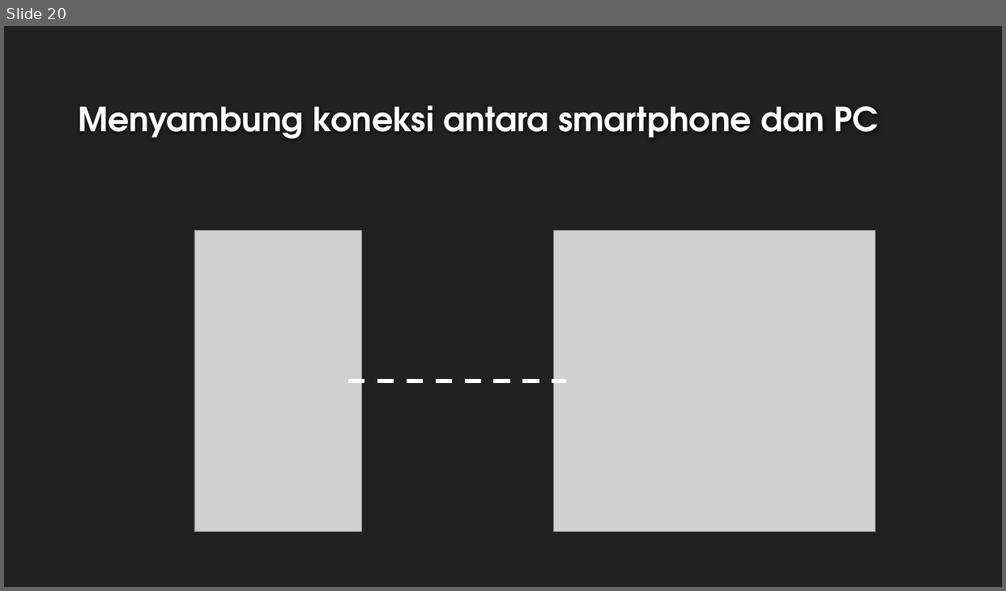
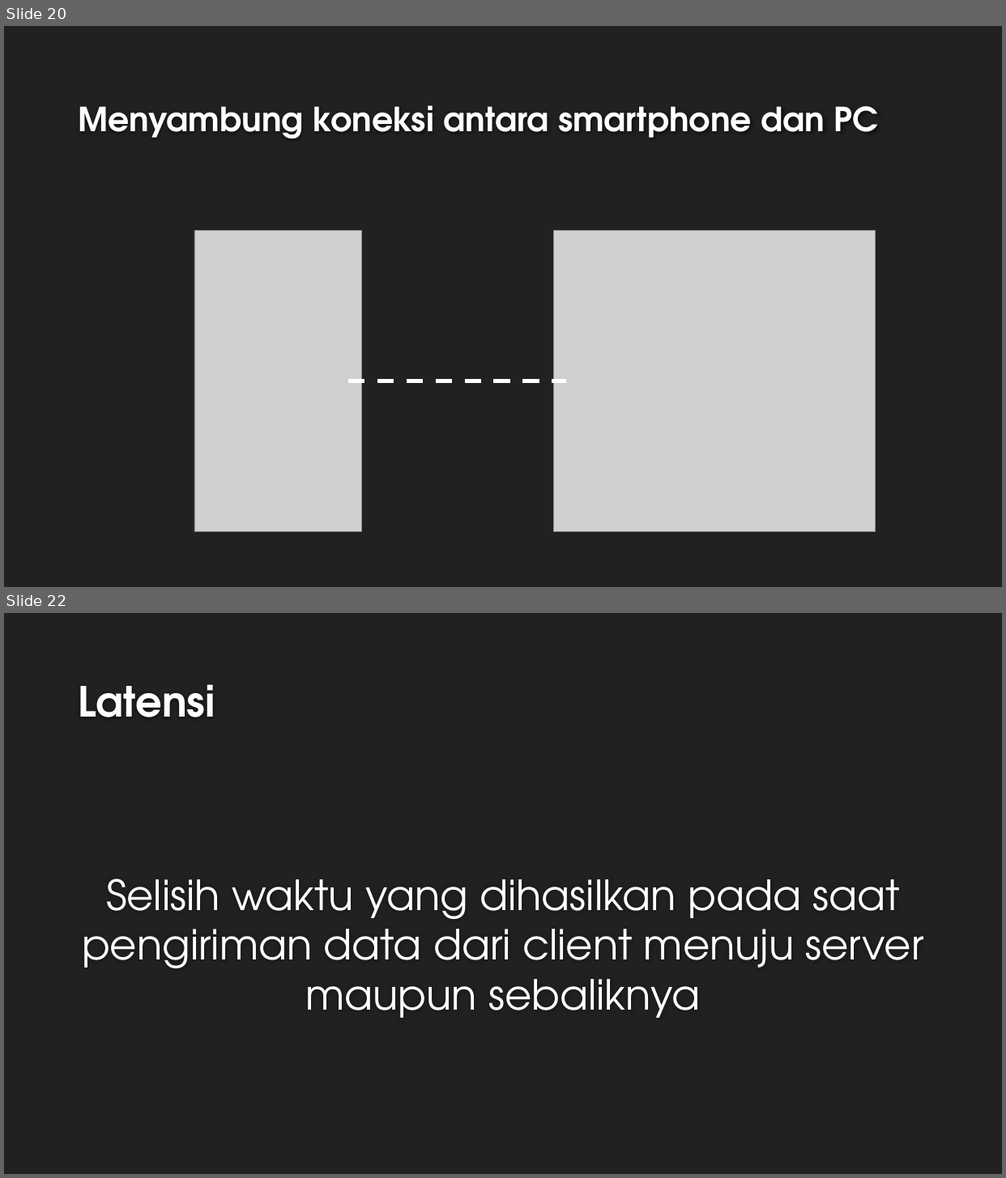
Before and after one commit to priambodop/Skripsi, a slide deck: Slide/slide_sidang.pptx. Shown one above the other, each under a label of ours: slide 20 before the commit, slides 20 and 22 after it; the slides between them are not shown. The pictures are 1006x591 and 1006x1178 pixels, drawn with LibreOffice and Linux fonts; fonts in the diff are those of the drawing; grey boxes stand for pictures; background and template pictures are left out. Boxes give left, top, right and bottom in pixels: in the first picture for what was removed or moved away, otherwise in the second. Text is boxed around its words. In the diff, an @@ line names an element or a change of style, - is before the commit and + after.

```diff
--- a/Slide/slide_sidang.pptx
+++ b/Slide/slide_sidang.pptx
@@ slide 22 added at box(4, 613, 1002, 1174), background #212121 @@
@@ title added at box(78, 684, 215, 717), 40 pt, text #FEFEFE, bold @@
+Latensi
@@ text added at box(82, 879, 924, 1018), 40 pt, text #FFFFFF @@
+Selisih waktu yang dihasilkan pada saat pengiriman data dari client menuju server maupun sebaliknya
```
Also in this commit, not shown: 7 slides changed, 9 other slides added, 4 slides removed, 5 other files.
